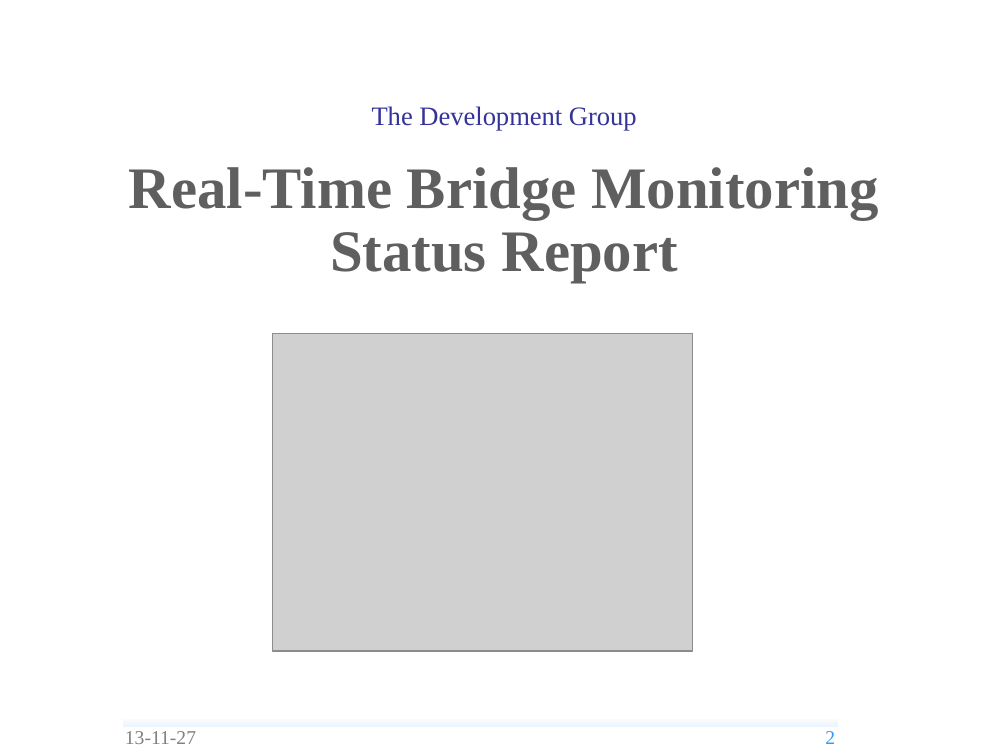
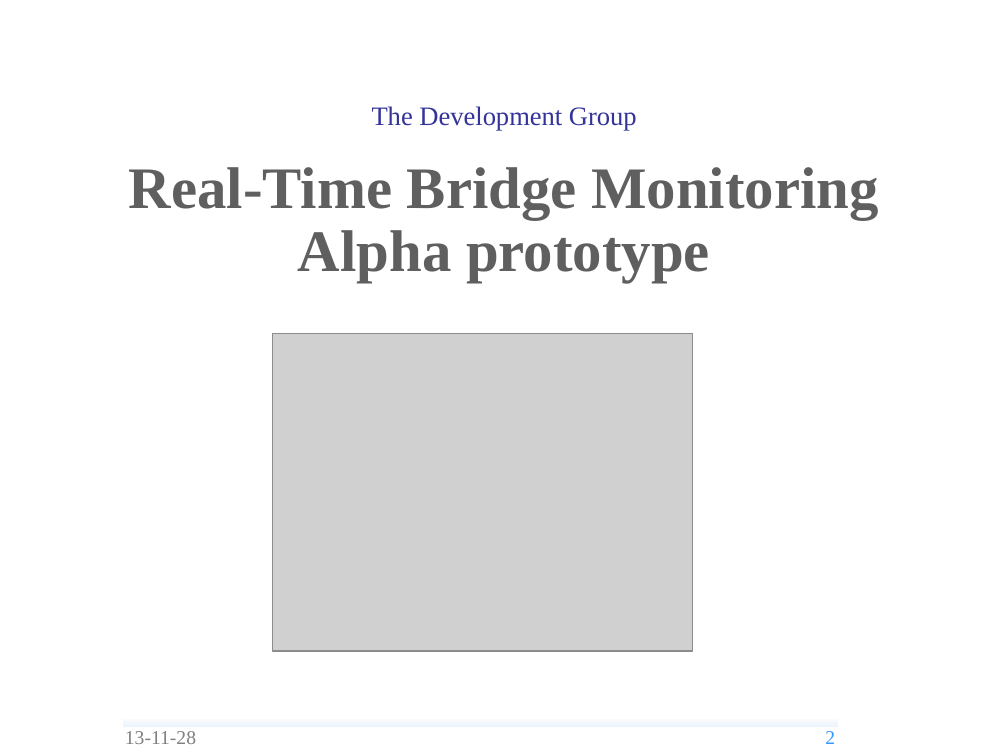
Before and after one commit to andrea-bottoli/DSD, a slide deck: slide 2 of Documentation/Presentations/Alpha_Prototype.odp. Drawn at 1008x756 pixels with LibreOffice and Linux fonts; fonts in the diff are those of the drawing; grey boxes stand for pictures; background and template pictures are left out. Boxes give left, top, right and bottom in pixels: in the first picture for what was removed or moved away, otherwise in the second. Text is boxed around its words. In the diff, an @@ line names an element or a change of style, - is before the commit and + after.

Commit message:
Alpha Prototype Presentation

```diff
--- a/Documentation/Presentations/Alpha_Prototype.odp
+++ b/Documentation/Presentations/Alpha_Prototype.odp
@@ text at [298, 230, 710, 282]: text changed @@
-1. Status Report
+1. Alpha prototype
@@ text at [125, 731, 196, 744]: text changed @@
-13-11-27
+13-11-28
```
Also in this commit, not shown: 32 other slides changed, 1 slide added, 1 other file.
